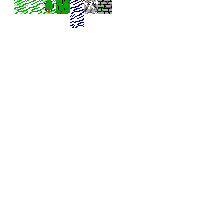
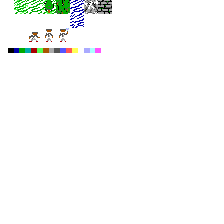
Two versions of the same layered image (224x224). Layer-by-layer changes:
showed "Palette", painted on it over box(8, 48, 101, 53)
painted on "Tiles" over box(29, 28, 69, 42)
